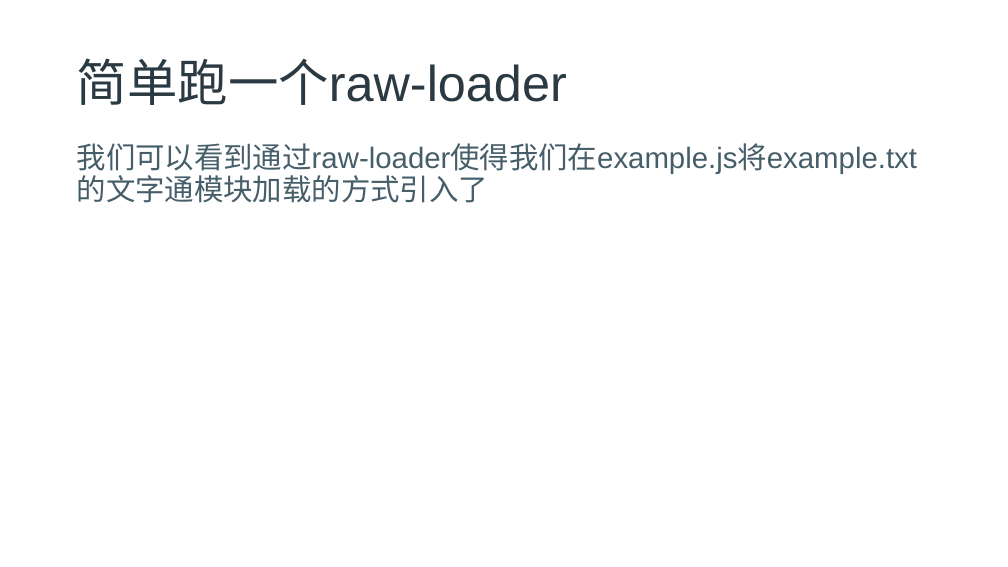
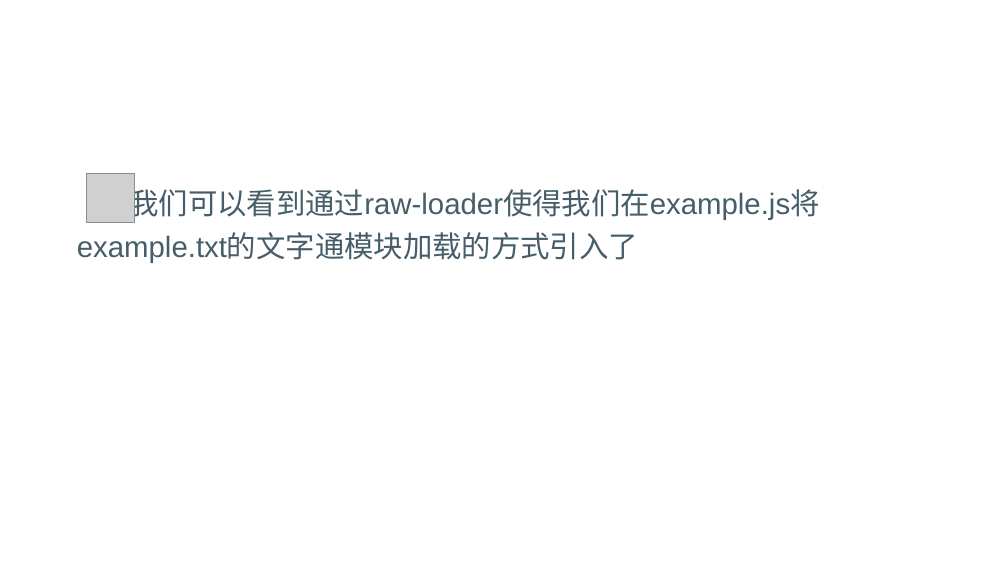
Before and after one commit to freeozyl80/webpack-lesson, a slide deck: slide 13 of chapter4/chapter4pptx.pptx (slide 12 before the commit). Drawn at 1008x567 pixels with LibreOffice and Linux fonts; fonts in the diff are those of the drawing; grey boxes stand for pictures; background and template pictures are left out. Boxes give left, top, right and bottom in pixels: in the first picture for what was removed or moved away, otherwise in the second. Text is boxed around its words. In the diff, an @@ line names an element or a change of style, - is before the commit and + after.

```diff
--- a/chapter4/chapter4pptx.pptx
+++ b/chapter4/chapter4pptx.pptx
@@ title removed at <box>77,58,567,105</box> @@
-简单跑一个raw-loader
@@ picture added at <box>86,174,135,222</box> @@
@@ text at <box>77,185,819,262</box>: text changed @@
-我们可以看到通过raw-loader使得我们在example.js将example.txt的文字通模块加载的方式引入了
+我们可以看到通过raw-loader使得我们在example.js将
+example.txt的文字通模块加载的方式引入了
```
Also in this commit, not shown: 21 other slides changed, 14 slides added, 6 slides removed, 5 other files.
